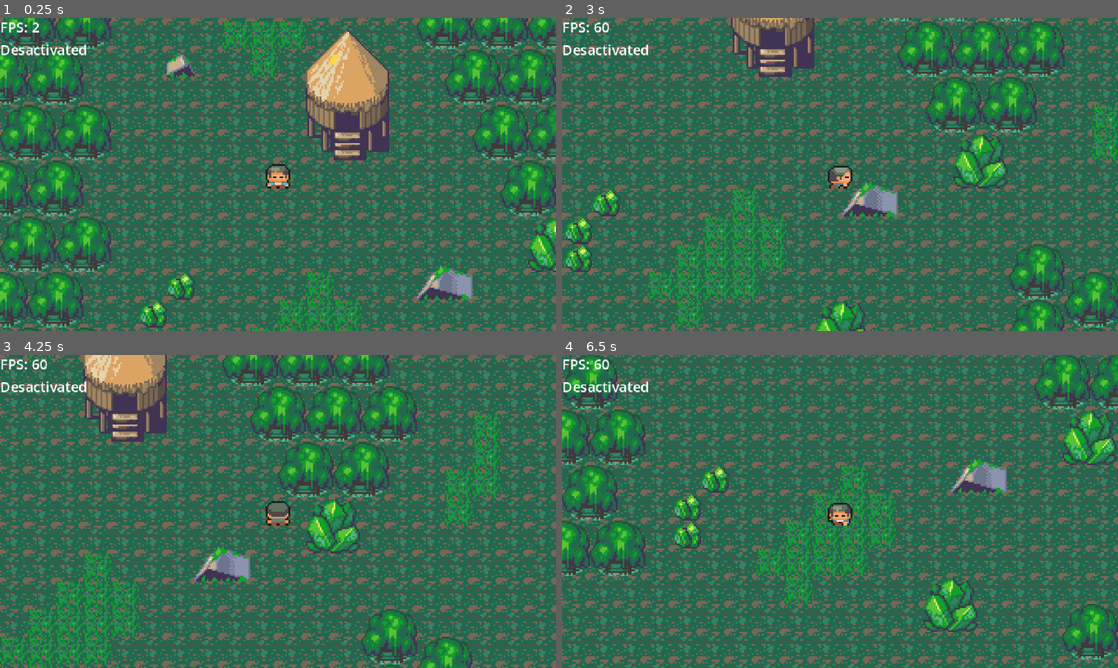
Above: before the commit, frames 1-4 (two rows, left to right).
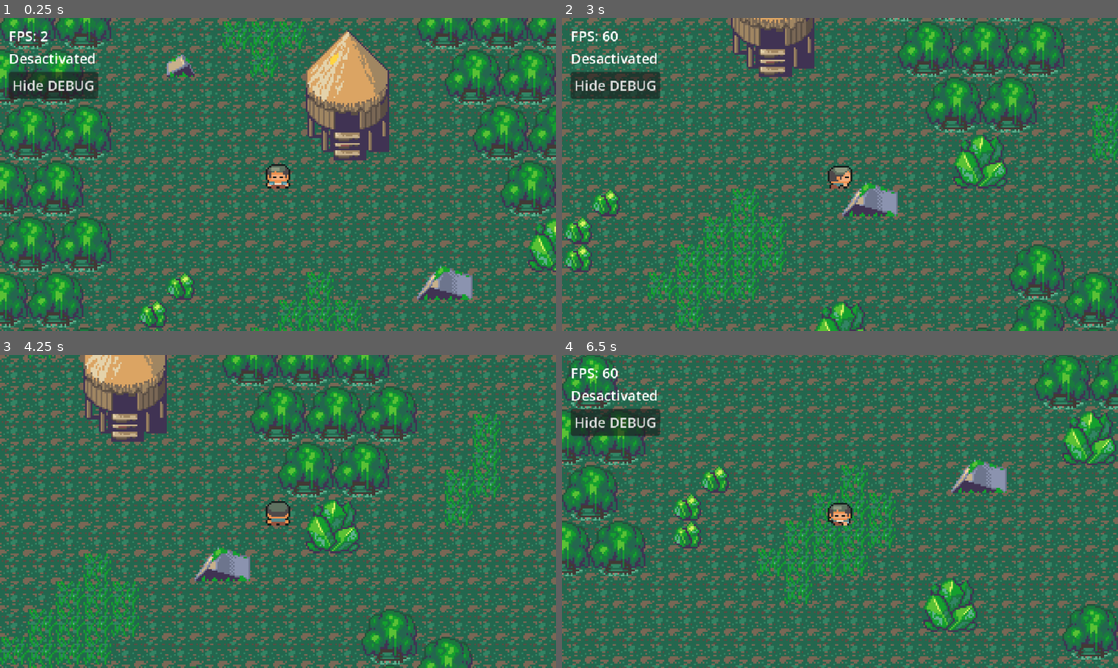
Above: after the commit, the same moments.

Repository: Shayan-Bidelogne/Pi_RPG_Discord
Game: Godot game, scene res://src/maps/overworld.tscn
Two runs of this game, one before a commit and one after it. Both use one fixed random seed, a clock stepped at 60 frames per second and the inputs below.
Inputs (mouse positions are in pixels of both pictures, inside the frame that each line leads up to):
- Up to frame 1 (0.25 s): no input
- Up to frame 2 (3 s): click (617, 86) at 0.5 s, where only the run after the commit has a clickable "Hide DEBUG"; tap Enter at 1.25 s; hold Right (ui_right) 1.28-2.03 s; tap U at 1.35, 2.1, 2.85 s; hold Down (ui_down) 2.03-2.78 s; hold Right (ui_right) from 2.78 s (still down)
- Up to frame 3 (4.25 s): release Right (ui_right) at 3.53 s; hold Up (ui_up) from 3.53 s (still down); tap U at 3.6 s
- Up to frame 4 (6.5 s): tap Space at 4.25 s; release Up (ui_up) at 4.28 s; hold Left (ui_left) 4.28-5.78 s; tap U at 4.35, 5.1, 5.85 s; hold Down (ui_down) from 5.78 s (still down)

The runs differ from the first frame. In frame 1, 2.0% of the frame differs, in the area x 0-18%, y 1-26%; in frame 2, 2.1%; in frame 3, 0.4%; in frame 4, 2.2%.

Commit message:
The possibility to hide debug menu for backstage.

Diff:
--- a/PiRPG/src/system/ui/debug.gd
+++ b/PiRPG/src/system/ui/debug.gd
@@ -4,3 +4,12 @@
 func _enter_tree() -> void:
 	if not OS.has_feature("debug"):
 		queue_free()
+
+
+func _unhandled_key_input(_event: InputEvent) -> void:
+	if Input.is_key_label_pressed(KEY_U):
+		visible = !visible
+
+
+func _on_hide_debug_button_pressed() -> void:
+	hide()
--- a/PiRPG/src/system/ui/hud.tscn
+++ b/PiRPG/src/system/ui/hud.tscn
@@ -17,8 +17,10 @@
 
 [node name="VBoxContainer" type="VBoxContainer" parent="DebugView"]
 layout_mode = 0
-offset_right = 31.0
-offset_bottom = 50.0
+offset_left = 10.0
+offset_top = 10.0
+offset_right = 113.0
+offset_bottom = 95.0
 
 [node name="FPSLabel" type="Label" parent="DebugView/VBoxContainer"]
 layout_mode = 2
@@ -27,3 +29,9 @@
 [node name="VSyncLabel" type="Label" parent="DebugView/VBoxContainer"]
 layout_mode = 2
 script = ExtResource("3_5n67d")
+
+[node name="HideDebugButton" type="Button" parent="DebugView/VBoxContainer"]
+layout_mode = 2
+text = "Hide DEBUG"
+
+[connection signal="pressed" from="DebugView/VBoxContainer/HideDebugButton" to="DebugView" method="_on_hide_debug_button_pressed"]
